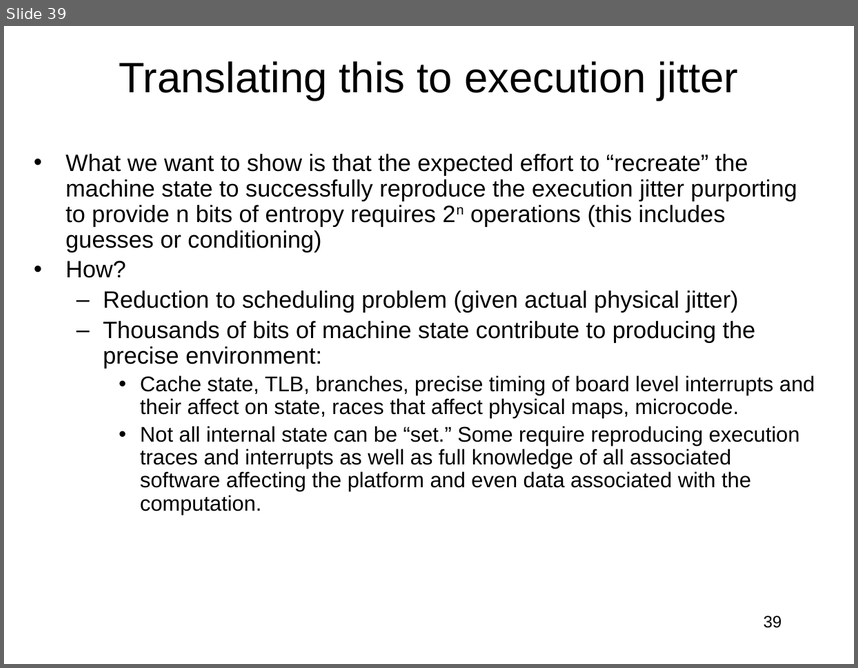
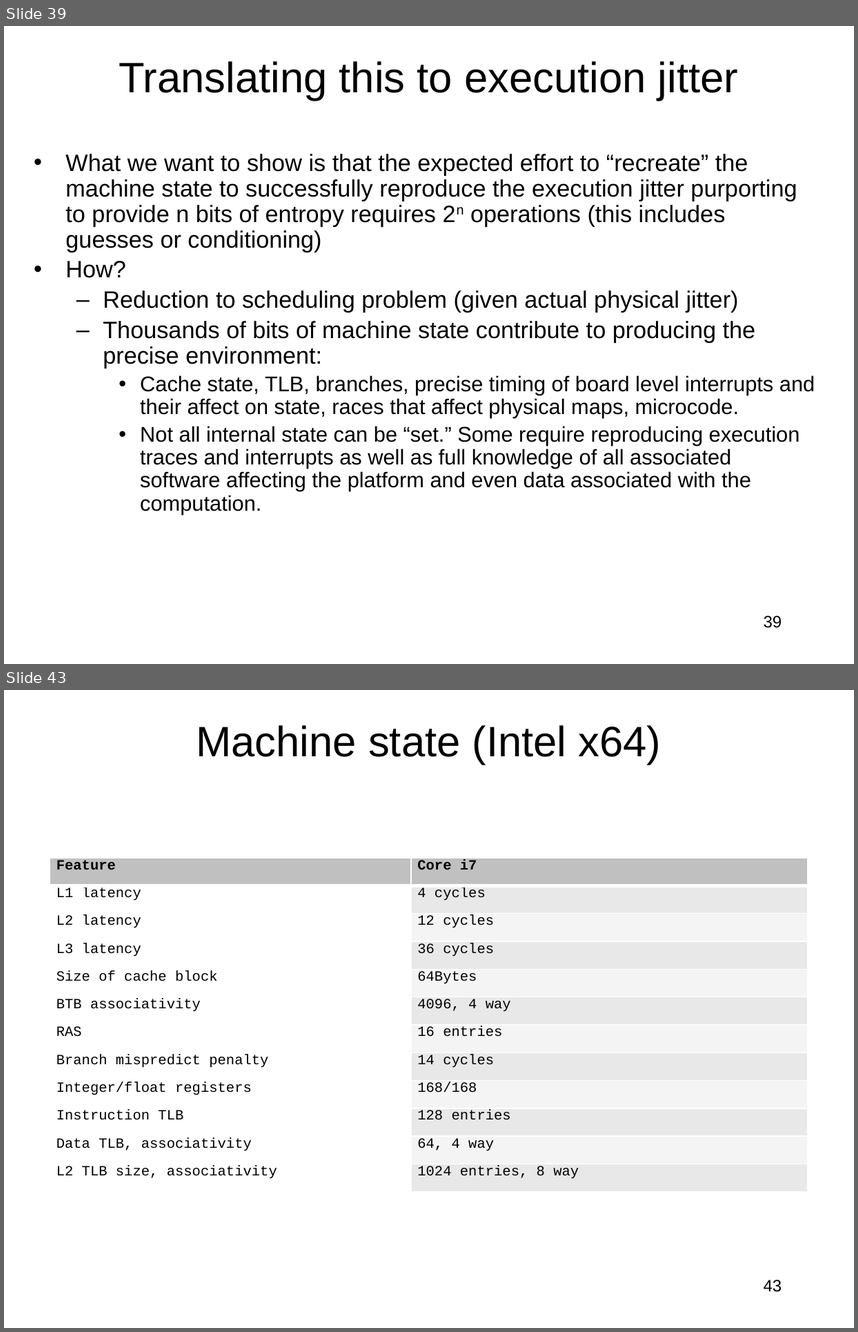
Before and after one commit to jlmucb/class_notes, a slide deck: BerkeleyClass/CS290Spring2013/Lectures/entropy_talk.pptx. Shown one above the other, each under a label of ours: slide 39 before the commit, slides 39 and 43 after it; the slides between them are not shown. The pictures are 858x668 and 858x1332 pixels, drawn with LibreOffice and Linux fonts; fonts in the diff are those of the drawing. Boxes give left, top, right and bottom in pixels: in the first picture for what was removed or moved away, otherwise in the second. Text is boxed around its words. In the diff, an @@ line names an element or a change of style, - is before the commit and + after.

```diff
--- a/BerkeleyClass/CS290Spring2013/Lectures/entropy_talk.pptx
+++ b/BerkeleyClass/CS290Spring2013/Lectures/entropy_talk.pptx
@@ slide 43 added at (x1=4, y1=690, x2=854, y2=1328), background #FFFFFF @@
@@ title added at (x1=196, y1=725, x2=662, y2=765), 36 pt, text #000000 @@
+Machine state (Intel x64)
@@ table added at (x1=50, y1=858, x2=807, y2=1192), 12 rows, 2 columns @@
+Feature | Core i7
+L1 latency | 4 cycles
+L2 latency | 12 cycles
+L3 latency | 36 cycles
+Size of cache block | 64Bytes
+BTB associativity | 4096, 4 way
+RAS | 16 entries
+Branch mispredict penalty | 14 cycles
+Integer/float registers | 168/168
+Instruction TLB | 128 entries
+Data TLB, associativity | 64, 4 way
+L2 TLB size, associativity | 1024 entries, 8 way
@@ page number added at (x1=764, y1=1279, x2=782, y2=1292), 14 pt, text #000000 @@
+43
```
Also in this commit, not shown: 5 other slides added.
